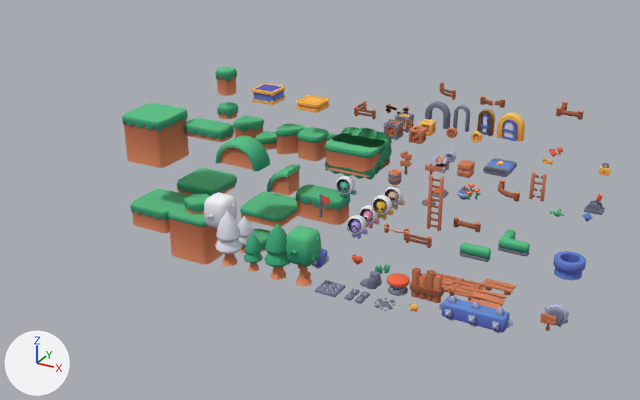
A saved change to the Blender file public/assets/platformer/assets.blend.
Both versions are drawn from a camera (50 mm lens) standing at (14.1, -28.7, 12.5) and looking at (-0.4, -2.3, -0.7). The axes (+X, +Y, +Z) are drawn at lower left. The lights are the same throughout. The first picture is the older version.

Script lines for the objects in view, before the commit:
```python
ob_block_grass_overhang_corner = bpy.data.objects.new('block-grass-overhang-corner', me_block_grass_overhang_corner)
ob_block_grass_overhang_corner.location = (0.0, 0.0, 0.0)
ob_block_grass_overhang_edge = bpy.data.objects.new('block-grass-overhang-edge', me_block_grass_overhang_edge)
ob_block_grass_overhang_edge.location = (0.0, 0.0, 0.0)
ob_block_grass_overhang_hexagon = bpy.data.objects.new('block-grass-overhang-hexagon', me_block_grass_overhang_hexagon)
ob_block_grass_overhang_hexagon.location = (0.0, 0.0, 0.0)
ob_block_grass_overhang_large = bpy.data.objects.new('block-grass-overhang-large', me_block_grass_overhang_large)
ob_block_grass_overhang_large.location = (-9.0, -1.0, -4.0)
ob_block_grass_overhang_large_slope = bpy.data.objects.new('block-grass-overhang-large-slope', me_block_grass_overhang_large_slope)
ob_block_grass_overhang_large_slope.location = (0.0, 0.0, 0.0)
ob_block_grass_overhang_large_slope_narrow = bpy.data.objects.new('block-grass-overhang-large-slope-narrow', me_block_grass_overhang_large_slope_narrow)
ob_block_grass_overhang_large_slope_narrow.location = (0.0, 0.0, 0.0)
ob_block_grass_overhang_large_slope_steep = bpy.data.objects.new('block-grass-overhang-large-slope-steep', me_block_grass_overhang_large_slope_steep)
ob_block_grass_overhang_large_slope_steep.location = (0.0, 0.0, 0.0)
ob_block_grass_overhang_large_slope_steep_narrow = bpy.data.objects.new('block-grass-overhang-large-slope-steep-narrow', me_block_grass_overhang_large_slope_steep_narrow)
ob_block_grass_overhang_large_slope_steep_narrow.location = (0.0, 0.0, 0.0)
ob_tree = bpy.data.objects.new('tree', me_tree)
ob_tree.location = (1.0, -6.0, -2.0)
# also in view: 'block-grass-large-tall' at (-7.0, -1.0, -4.0); 'block-grass-corner' at (-3.0, 0.0, 0.5); 'block-grass-curve-half' at (-2.5, -1.5, -0.5); 'block-grass-low-large' at (-4.0, 0.0, -2.8); 'tree-pine' at (0.0, -6.0, -1.0)
```
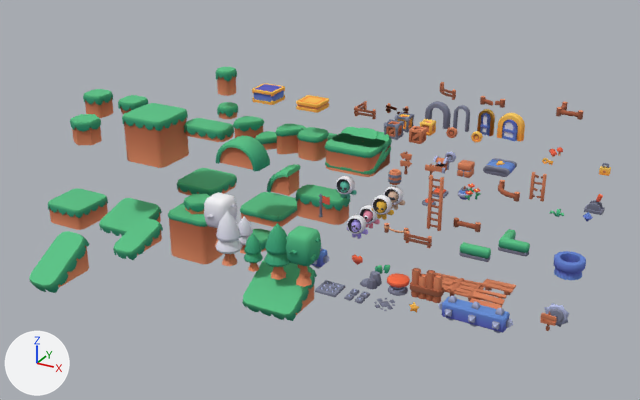
Location of each change, (x1, y1, x2, y2) in pixels of the pictures (640 x 400 px):
```json
{"object": "block-grass-overhang-large", "change": "moved", "before": [130, 189, 190, 233], "after": [48, 188, 108, 230]}
{"object": "block-grass-overhang-large-slope-steep", "change": "moved", "before": [328, 127, 392, 179], "after": [242, 260, 317, 321]}
{"object": "block-grass-overhang-large-slope-steep-narrow", "change": "moved", "before": [352, 128, 378, 139], "after": [29, 231, 89, 293]}
{"object": "block-grass-overhang-large-slope", "change": "moved", "before": [325, 147, 392, 180], "after": [99, 198, 162, 236]}
{"object": "block-grass-overhang-large-slope-narrow", "change": "moved", "before": [341, 168, 352, 171], "after": [113, 218, 163, 260], "on screen": "mostly hidden before"}
{"object": "block-grass-overhang-hexagon", "change": "moved", "before": [347, 139, 372, 145], "after": [70, 114, 102, 145], "on screen": "mostly hidden before"}
{"object": "block-grass-overhang-corner", "change": "moved", "before": [344, 136, 373, 145], "after": [83, 89, 113, 118]}
{"object": "block-grass-overhang-edge", "change": "moved", "after": [118, 95, 148, 115], "on screen": "not visible before"}
```

The change, as JSON lines over the scene's bpy script:
```json
{"op": "set", "path": "ob_block_grass_overhang_corner.location", "old": "(0.0, 0.0, 0.0)", "new": "(-13.0, 0.0, 0.0)"}
{"op": "set", "path": "ob_block_grass_overhang_edge.location", "old": "(0.0, 0.0, 0.0)", "new": "(-11.0, 0.0, 0.0)"}
{"op": "set", "path": "ob_block_grass_overhang_hexagon.location", "old": "(0.0, 0.0, 0.0)", "new": "(-11.0, -3.0, 0.0)"}
{"op": "set", "path": "ob_block_grass_overhang_large.location", "old": "(-9.0, -1.0, -4.0)", "new": "(-14.0, -1.0, -5.0)"}
{"op": "set", "path": "ob_block_grass_overhang_large_slope.location", "old": "(0.0, 0.0, 0.0)", "new": "(-10.0, -2.0, -4.0)"}
{"op": "set", "path": "ob_block_grass_overhang_large_slope_narrow.location", "old": "(0.0, 0.0, 0.0)", "new": "(-7.0, -5.0, -3.0)"}
{"op": "set", "path": "ob_block_grass_overhang_large_slope_steep.location", "old": "(0.0, 0.0, 0.0)", "new": "(0.0, -6.0, -3.0)"}
{"op": "set", "path": "ob_block_grass_overhang_large_slope_steep_narrow.location", "old": "(0.0, 0.0, 0.0)", "new": "(-5.0, -11.0, -1.0)"}
```
